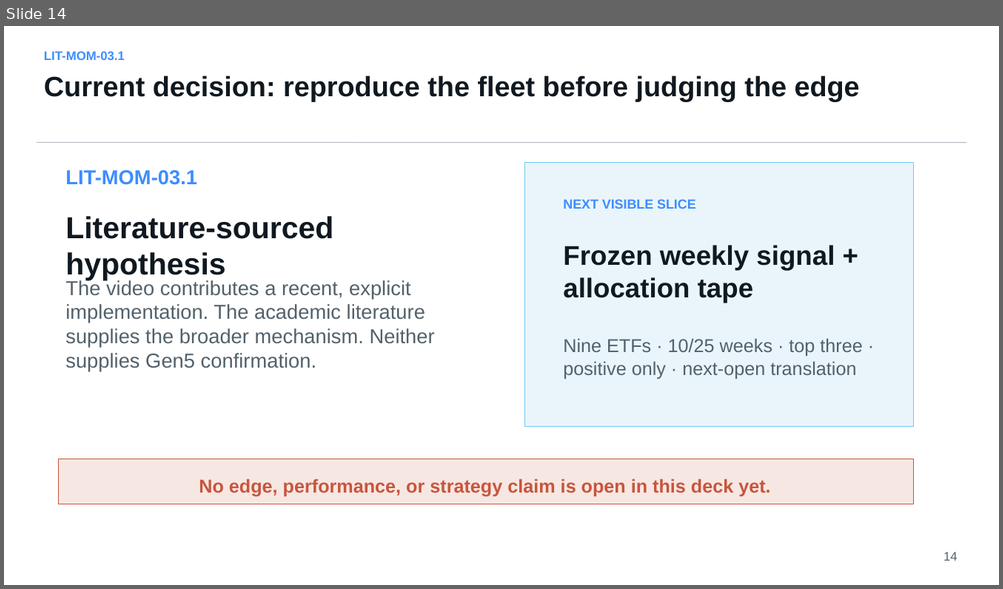
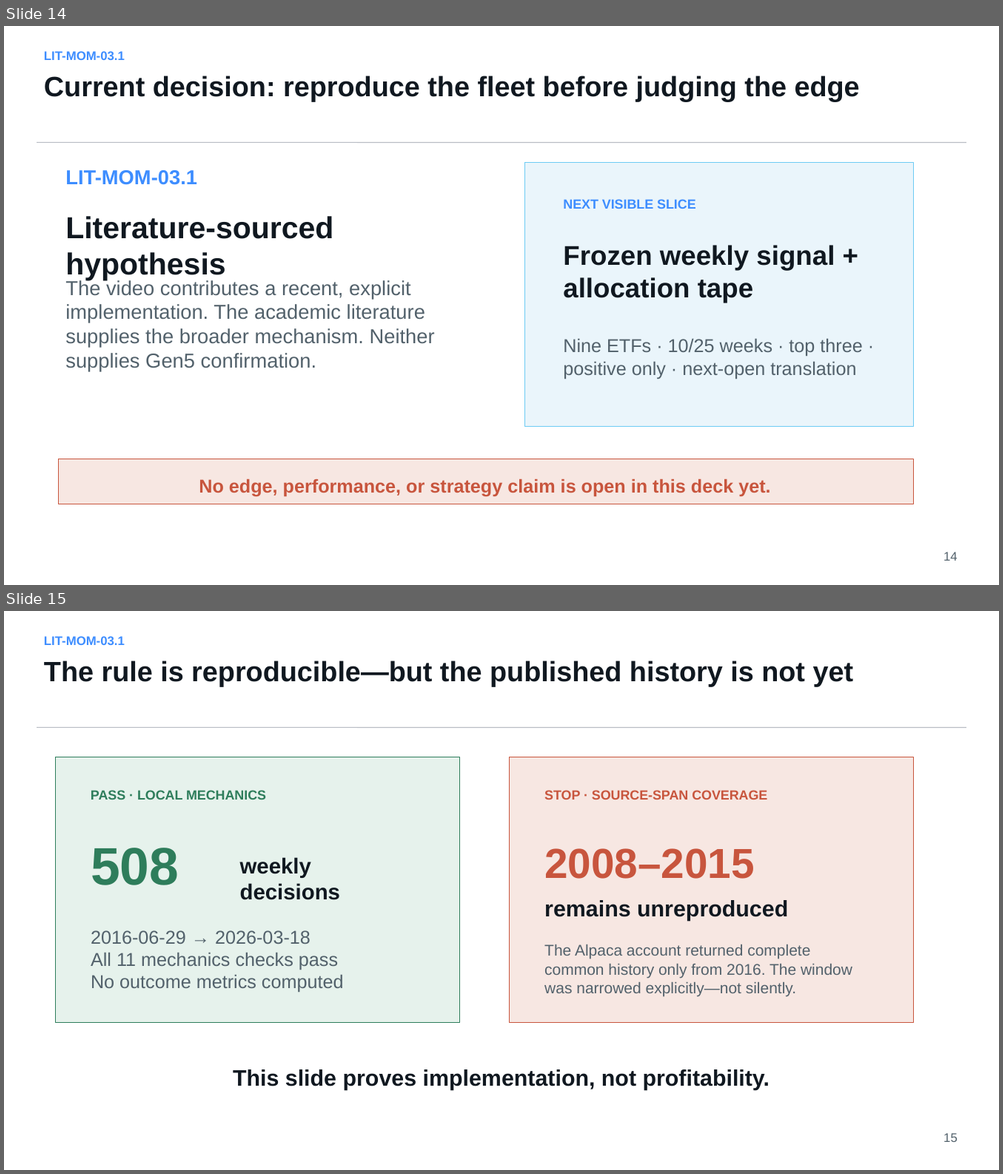
Before and after one commit to Francisc0Franc0/Time-Series-Modeling-Gen5, a slide deck: literature_studies/presentations/gen5_lit_mom_03_1_dual_momentum_study.pptx. Shown one above the other, each under a label of ours: slide 14 before the commit, slides 14 and 15 after it. The pictures are 1003x589 and 1003x1174 pixels, drawn with LibreOffice and Linux fonts; fonts in the diff are those of the drawing. Boxes give left, top, right and bottom in pixels: in the first picture for what was removed or moved away, otherwise in the second. Text is boxed around its words. In the diff, an @@ line names an element or a change of style, - is before the commit and + after.

Commit message:
Implement dual momentum mechanics tape

```diff
--- a/literature_studies/presentations/gen5_lit_mom_03_1_dual_momentum_study.pptx
+++ b/literature_studies/presentations/gen5_lit_mom_03_1_dual_momentum_study.pptx
@@ slide 15 added at (x1=4, y1=611, x2=999, y2=1170), background #FFFFFF @@
@@ text added at (x1=44, y1=636, x2=125, y2=645), 12 pt, text #3D8DFF, bold @@
+LIT-MOM-03.1
@@ text added at (x1=44, y1=661, x2=854, y2=686), 27 pt, text #101820, bold @@
+The rule is reproducible—but the published history is not yet
@@ line added from (37, 727) to (967, 727), #B8BCC4 0.75 pt @@
@@ rectangle added at (x1=56, y1=758, x2=460, y2=1023), fill #E6F2EC, outline #2E7D5B 0.75 pt @@
@@ rectangle added at (x1=509, y1=758, x2=913, y2=1023), fill #F7E7E2, outline #C8553D 0.75 pt @@
@@ text added at (x1=91, y1=790, x2=266, y2=800), 12.8 pt, text #2E7D5B, bold @@
+PASS · LOCAL MECHANICS
@@ text added at (x1=544, y1=790, x2=767, y2=800), 12.8 pt, text #C8553D, bold @@
+STOP · SOURCE-SPAN COVERAGE
@@ text added at (x1=91, y1=848, x2=179, y2=886), 51 pt, text #2E7D5B, bold @@
+508
@@ text added at (x1=544, y1=849, x2=754, y2=879), 40.5 pt, text #C8553D, bold @@
+2008–2015
@@ text added at (x1=240, y1=857, x2=341, y2=900), 21 pt, text #101820, bold @@
+weekly decisions
@@ text added at (x1=544, y1=900, x2=788, y2=921), 21.8 pt, text #101820, bold @@
+remains unreproduced
@@ text added at (x1=91, y1=931, x2=344, y2=992), 18 pt, text #52616B @@
+2016-06-29 → 2026-03-18
+All 11 mechanics checks pass
+No outcome metrics computed
@@ text added at (x1=544, y1=945, x2=852, y2=997), 15 pt, text #52616B @@
+The Alpaca account returned complete common history only from 2016. The window was narrowed explicitly—not silently.
@@ text added at (x1=233, y1=1070, x2=769, y2=1091), 21.8 pt, text #101820, bold @@
+This slide proves implementation, not profitability.
@@ text added at (x1=943, y1=1133, x2=957, y2=1142), 12 pt, text #52616B @@
+15
```
Also in this commit, not shown: 3 other slides added, 8 other files.
